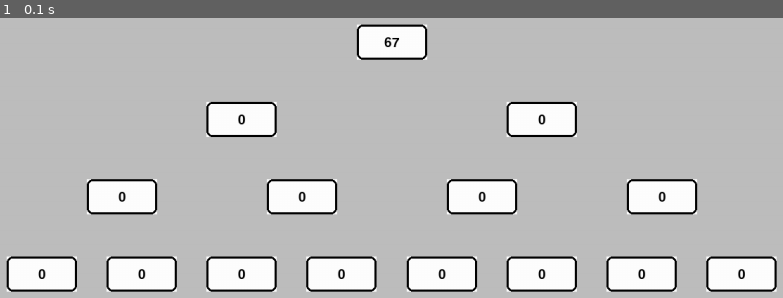
Above: before the commit, frame 1.
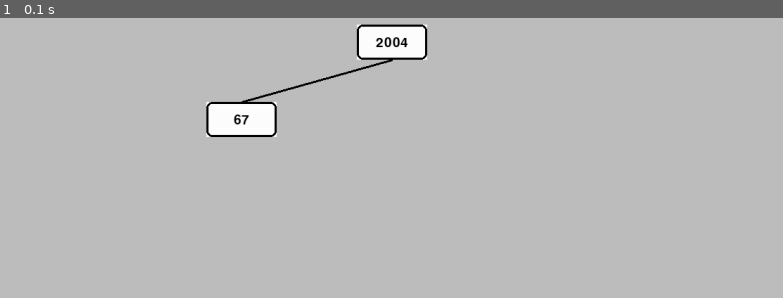
Above: after the commit, the same moment.

Repository: ItzBoni/Heap-Tree-with-Pygame
Game: pygame game, started from game.py
Same seed, same stepped clock (60 frames per second), same inputs: the game is played once before the commit and once after it.
Inputs:
- Up to frame 1 (0.1 s): no input

The runs differ from the first frame. In frame 1, 15% of the frame differs, in the area x 0-100%, y 6-98%.

Commit message:
node display logic

Diff:
--- a/game.py
+++ b/game.py
@@ -4,6 +4,8 @@
 
 hp = hl.heapLogic()
 hp.agregar(67)
+hp.agregar(2004)
+
 
 # pyGame setup
 pygame.init()
@@ -53,7 +55,26 @@
 
     # draw nodes (iterate starting at index 1 so heap uses 1-based indices)
     node_w, node_h = 100, 50
-    for idx in range(1, len(hp.monti)):
+
+    # draw edges (parent -> children) using computed positions
+    for idx in range(1, hp.tam+1):
+        parent_pos = positions[idx]
+        if parent_pos is None:
+            continue
+        px, py = parent_pos
+        # children indices in array-backed heap
+        for child_idx in (2 * idx, 2 * idx + 1):
+            if child_idx <= hp.tam and child_idx < len(positions):
+                child_pos = positions[child_idx]
+                if child_pos is None:
+                    continue
+                cx, cy = child_pos
+                # draw line from bottom-center of parent to top-center of child
+                start = (px, py + node_h // 2)
+                end = (cx, cy - node_h // 2)
+                pygame.draw.line(screen, (0, 0, 0), start, end, 3)
+
+    for idx in range(1, hp.tam+1):
         pos = positions[idx]
         if pos is None:
             continue
--- a/heapLogic.py
+++ b/heapLogic.py
@@ -9,7 +9,7 @@
     def __init__(self, capacity: int = 15):
         # capacity = número máximo de elementos activos que puede contener el heap
         self.capacity = capacity
-        self.monti = [0] * (capacity + 1)  # índice 0 no se usa
+        self.monti = [""] * (capacity + 1)  # índice 0 no se usa
         self.tam = 0
 
     def insertar(self, n):
